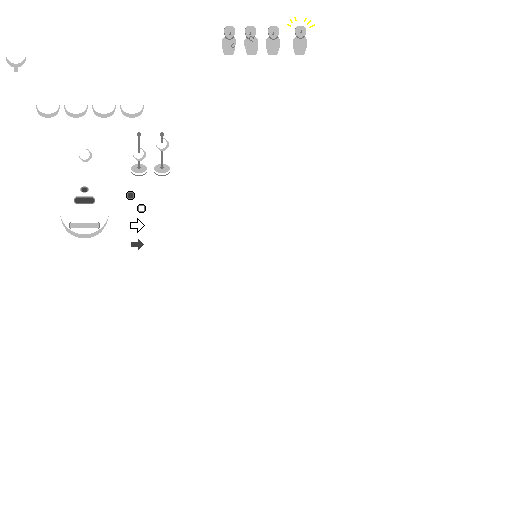
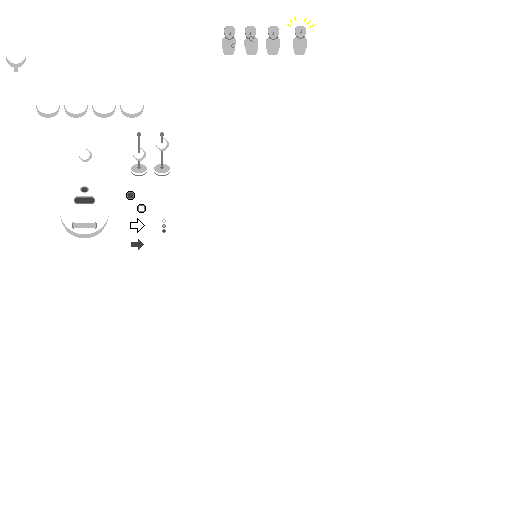
Before/after of a w=512, h=512 layered artwork. What changed in the layer stack:
painted on "Buttons" over [162, 219, 166, 233]
painted on "Top" over [69, 222, 100, 229]
